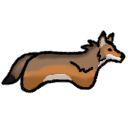
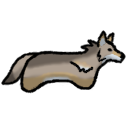
Before/after of a 128×128 layered artwork. What changed in the layer stack:
added layer "ColorC" above "ColorB" over <box>4,34,122,91</box>
added layer "ColorB" above "ColorA" over <box>4,34,122,91</box>
renamed "Color 2" to "ColorA", moved it above "Color" over <box>4,34,122,91</box>
renamed "Color 1" to "Color", showed it over <box>4,34,122,91</box>
